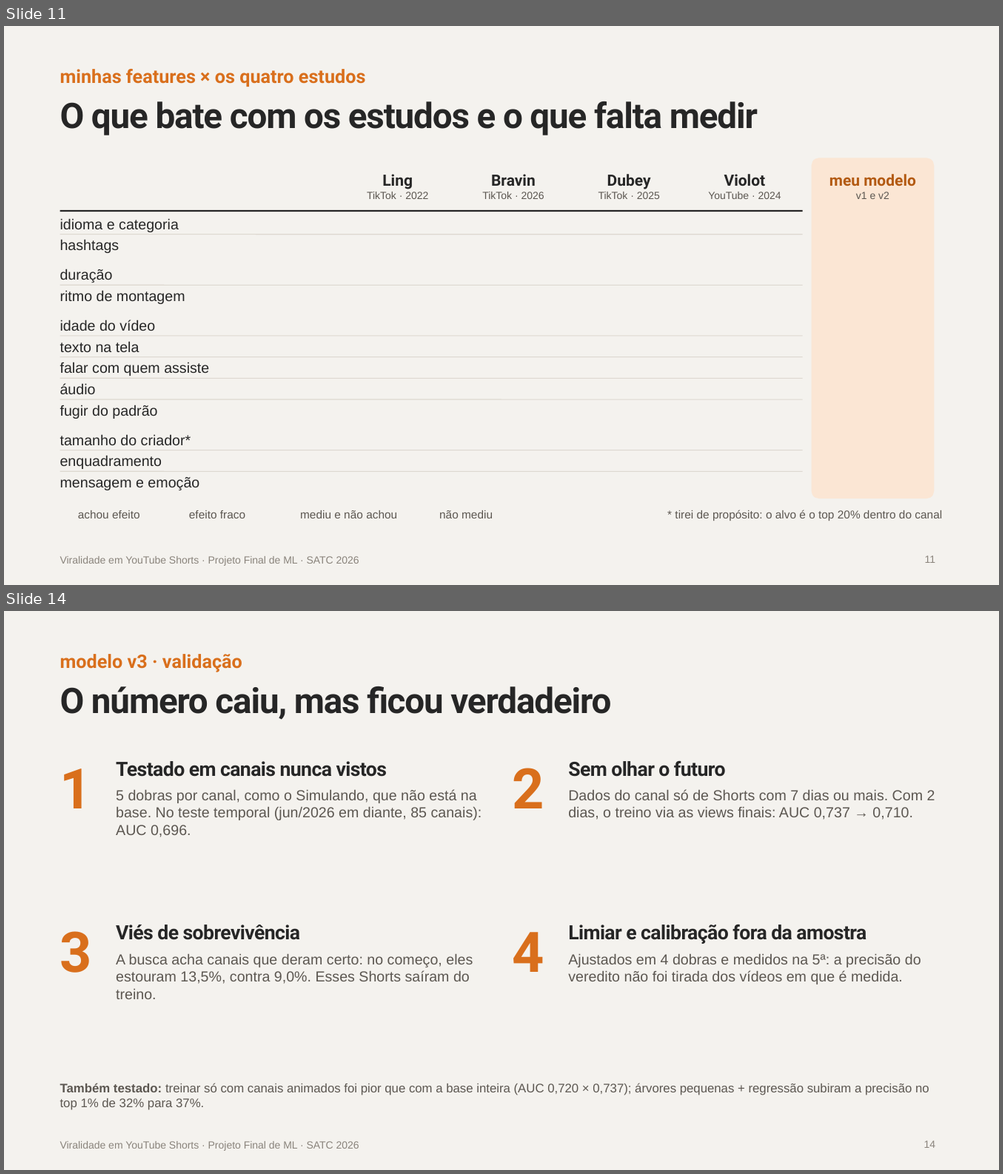
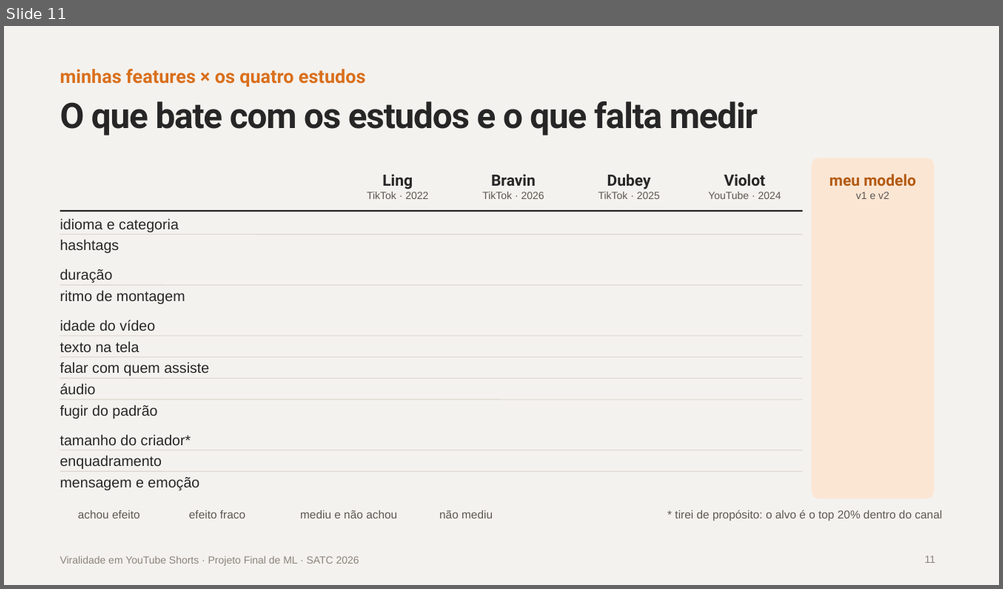
Before and after one commit to EricDagostim/ml-shortvideo-virality, a slide deck: reports/apresentacao/Viralidade_Shorts_Projeto_Final.pptx. Shown one above the other, each under a label of ours: slides 11 and 14 before the commit, slide 11 after it; the slides between them are not shown. The pictures are 1003x1174 and 1003x589 pixels, drawn with LibreOffice and Linux fonts; fonts in the diff are those of the drawing; background and template pictures are left out. Boxes give left, top, right and bottom in pixels: in the first picture for what was removed or moved away, otherwise in the second. Text is boxed around its words. In the diff, an @@ line names an element or a change of style, - is before the commit and + after.

```diff
--- a/reports/apresentacao/Viralidade_Shorts_Projeto_Final.pptx
+++ b/reports/apresentacao/Viralidade_Shorts_Projeto_Final.pptx
@@ slide 14 removed at (4,611,999,1170), background #F4F2EE; not listed: 1 template element that a slide beside it also shows @@
@@ text removed at (60,654,242,672) @@
-modelo v3 · validação
@@ title removed at (60,686,611,720) @@
-O número caiu, mas ficou verdadeiro
@@ text removed at (116,761,482,837) @@
-Testado em canais nunca vistos
-5 dobras por canal, como o Simulando, que não está na base. No teste temporal (jun/2026 em diante, 85 canais): AUC 0,696.
@@ text removed at (568,760,935,820) @@
-Sem olhar o futuro
-Dados do canal só de Shorts com 7 dias ou mais. Com 2 dias, o treino via as views finais: AUC 0,737 → 0,710.
@@ text removed at (60,769,92,809) @@
-1
@@ text removed at (512,768,544,809) @@
-2
@@ text removed at (60,931,92,973) @@
-3
@@ text removed at (116,925,472,999) @@
-Viés de sobrevivência
-A busca acha canais que deram certo: no começo, eles estouram 13,5%, contra 9,0%. Esses Shorts saíram do treino.
@@ text removed at (512,932,544,972) @@
-4
@@ text removed at (568,925,921,985) @@
-Limiar e calibração fora da amostra
-Ajustados em 4 dobras e medidos na 5ª: a precisão do veredito não foi tirada dos vídeos em que é medida.
@@ text removed at (60,1083,929,1111) @@
-Também testado: treinar só com canais animados foi pior que com a base inteira (AUC 0,720 × 0,737); árvores pequenas + regressão subiram a precisão no top 1% de 32% para 37%.
@@ page number removed at (924,1141,936,1148) @@
-14
```
Also in this commit, not shown: 3 slides changed, 4 other slides removed.
